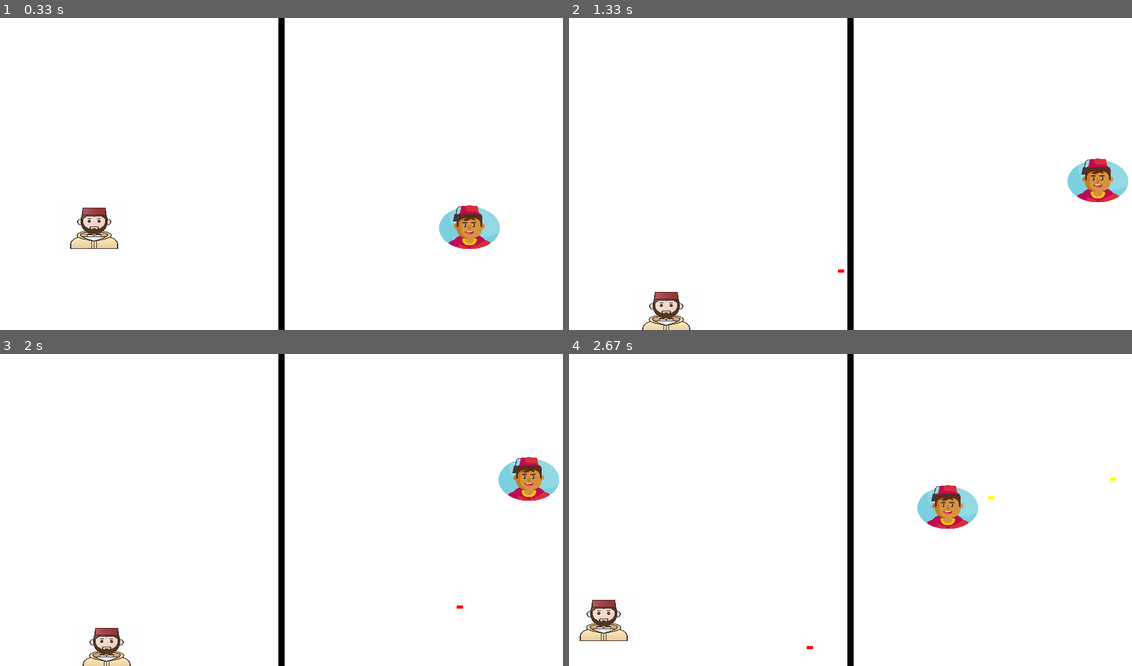
Above: before the commit, frames 1-4 (two rows, left to right).
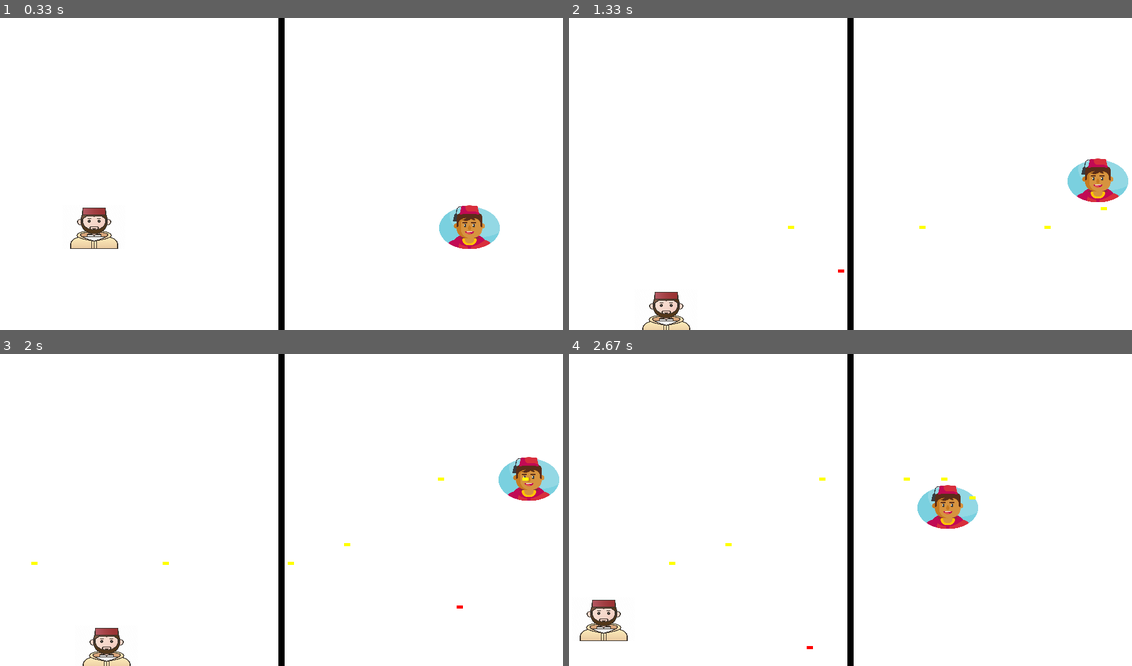
Above: after the commit, the same moments.

Repository: omarelalami/python-basics-project
Game: pygame game, started from Pygame/main.py
Same seed, same stepped clock (60 frames per second), same inputs: the game is played once before the commit and once after it.
Inputs:
- Up to frame 1 (0.33 s): no input
- Up to frame 2 (1.33 s): tap Ctrl at 0.33, 0.73, 1.03, 1.23 s; hold Right 0.67-1.13 s; hold D 0.67-1.13 s; tap Right Ctrl at 0.82 s; hold Up from 1.17 s (still down); tap B at 1.32 s
- Up to frame 3 (2 s): release Up at 1.47 s; hold Right 1.5-1.97 s; hold D 1.5-1.97 s; tap Ctrl at 1.57, 1.87 s
- Up to frame 4 (2.67 s): hold Left 2-2.53 s; hold A 2-2.53 s; tap Ctrl at 2.07, 2.37, 2.63 s; tap Right Ctrl at 2.15 s; hold Down from 2.57 s (still down); hold S from 2.57 s (still down)

Frame 1 is identical in both runs. In frame 2, less than 0.1% of the frame differs, in the area x 38-96%, y 60-68%; in frame 3, less than 0.1%; in frame 4, less than 0.1%, in the area x 17-98%, y 39-68%.

Commit message:
DEBUG GAME

Diff:
--- a/Pygame/main.py
+++ b/Pygame/main.py
@@ -61,16 +61,22 @@
 
 def handle_bullets(red_bullets,yellow_bullets,red,yellow):
     for bullet in yellow_bullets:
-        bullet.x += BULLET_VEL
-        if yellow.colliderect(bullet):
+
+        bullet.x = bullet.x - BULLET_VEL
+
+        if red.colliderect(bullet):
             pygame.event.post(pygame.event.Event(YELLOW_HIT))
             yellow_bullets.remove(bullet)
+        # elif bullet.x > WIDTH:
+        #     yellow_bullets.remove(bullet)
 
     for bullet in red_bullets:
         bullet.x += BULLET_VEL
-        if red.colliderect(bullet):
+        if yellow.colliderect(bullet):
             pygame.event.post(pygame.event.Event(RED_HIT))
             red_bullets.remove(bullet)
+        # elif bullet.x < 0:
+        #     red_bullets.remove(bullet)
 
 
 
@@ -91,11 +97,14 @@
             if event.type==pygame.QUIT:
                 run=False
             if event.type == pygame.KEYDOWN:
+
                 if event.key == pygame.K_LCTRL and len(yellow_bullets) < MAX_BULLETS:
-                    bullet=pygame.Rect(yellow.x + yellow.width ,yellow.y + yellow.height // 2 - 2, 10, 5)
+                    bullet=pygame.Rect(yellow.x + yellow.width , yellow.y + yellow.height // 2 - 2, 10, 5)
                     yellow_bullets.append(bullet)
+
+
                 if event.key == pygame.K_RCTRL and len(red_bullets) < MAX_BULLETS:
-                    bullet=pygame.Rect(red.x + red.width , red.y + red.height // 2 - 2, 10, 5)
+                    bullet=pygame.Rect(red.x + red.width, red.y + red.height // 2 - 2, 10, 5)
                     red_bullets.append(bullet)
 
 
